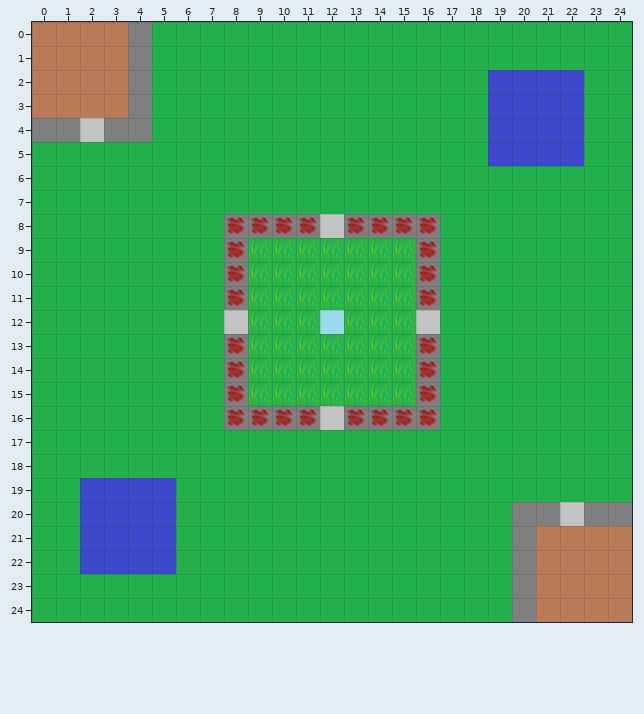
Tiled map: public_html/res/tilemap.tmx. Above, as it was before the edit.
Cells are 64x64 px. Shown: x 0..24, y 0..24.
After:
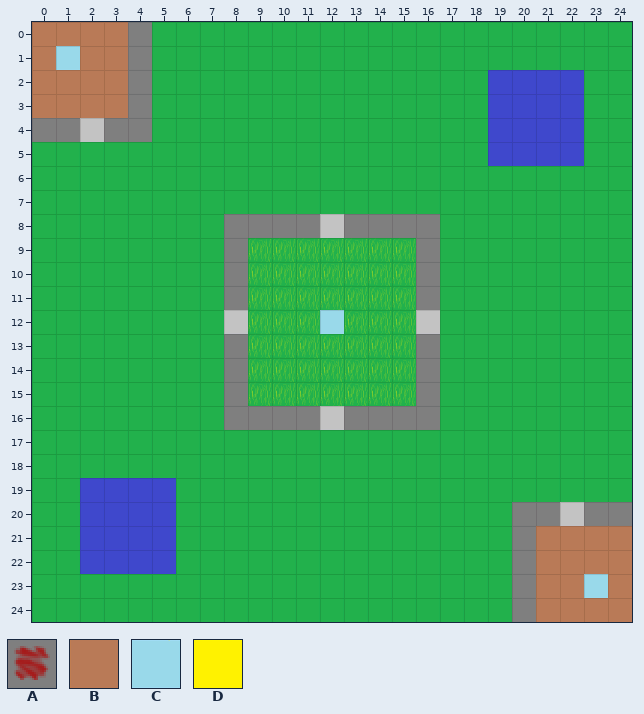
Key: from "test_object_layer": A 1; from "tileset": B 1, C 4, D 7.
_ is an empty cell.
Objects are placed by their top-left corner, in cells (3,4 is the top-left corner of cell 3,4); size is 1x1 cell unless given.
See-through tiles are keyed as they look on the map.
What changed:
Layer "Background":
Tile B becomes tile D in row 1 at x 1; in row 23 at x 23.
Layer "Frontground" (now hidden):
The author cleared tile A in row 8 at x 8 to 11 and 13 to 16; in rows 9 to 11 at x 8 and 16; in rows 13 to 15 at x 8 and 16; in row 16 at x 8 to 11 and 13 to 16.
Layer "Objects":
A new object: C "CommandsRedSpawnPoint" at 1,1.
A new object: C "CommandsBlueSpawnPoint" at 23,23.
Changed places in both pictures, as pixel boxes (x1, y1, x2, y2):
changed: (56, 46, 80, 70)
removed: (227, 217, 317, 306)
removed: (347, 217, 437, 306)
removed: (227, 337, 317, 426)
removed: (347, 337, 437, 426)
changed: (584, 574, 608, 598)
